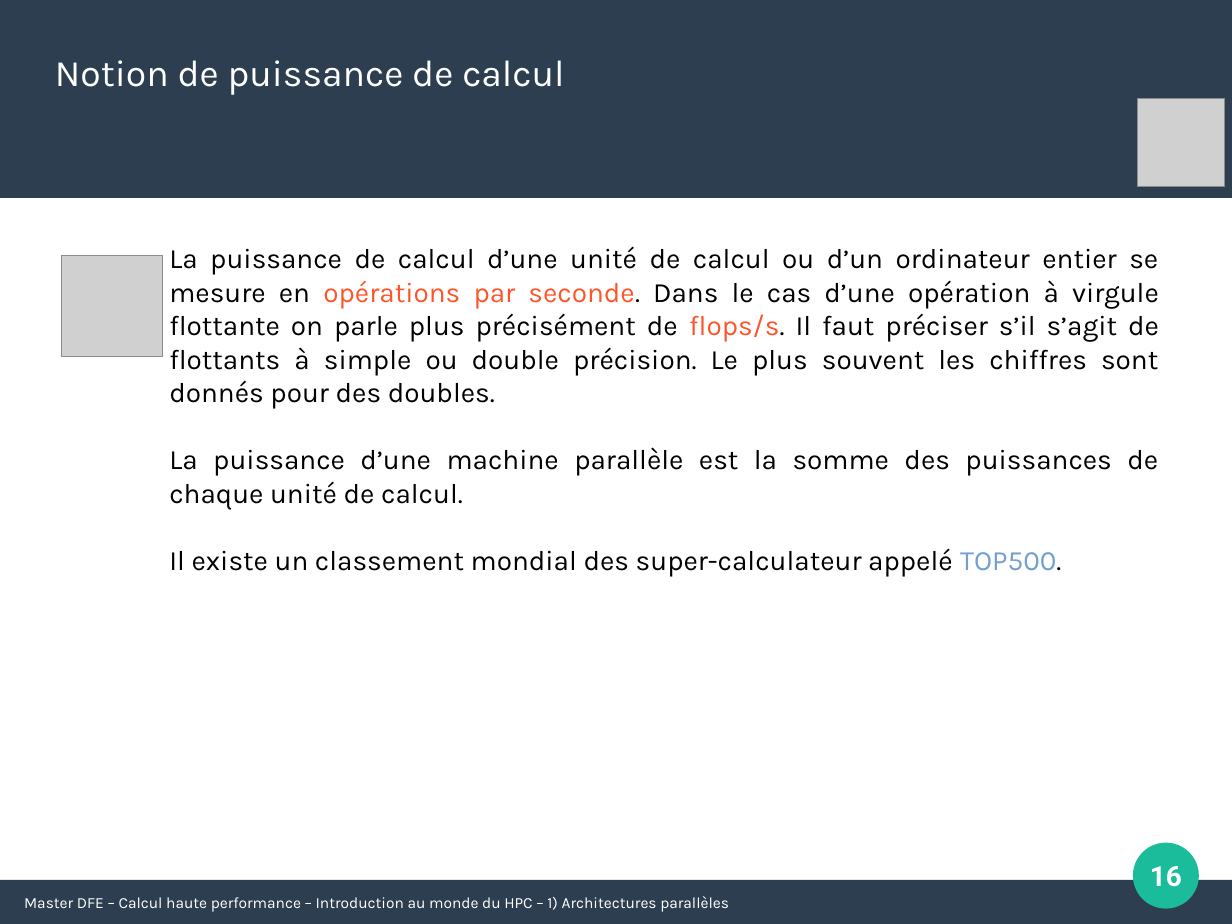
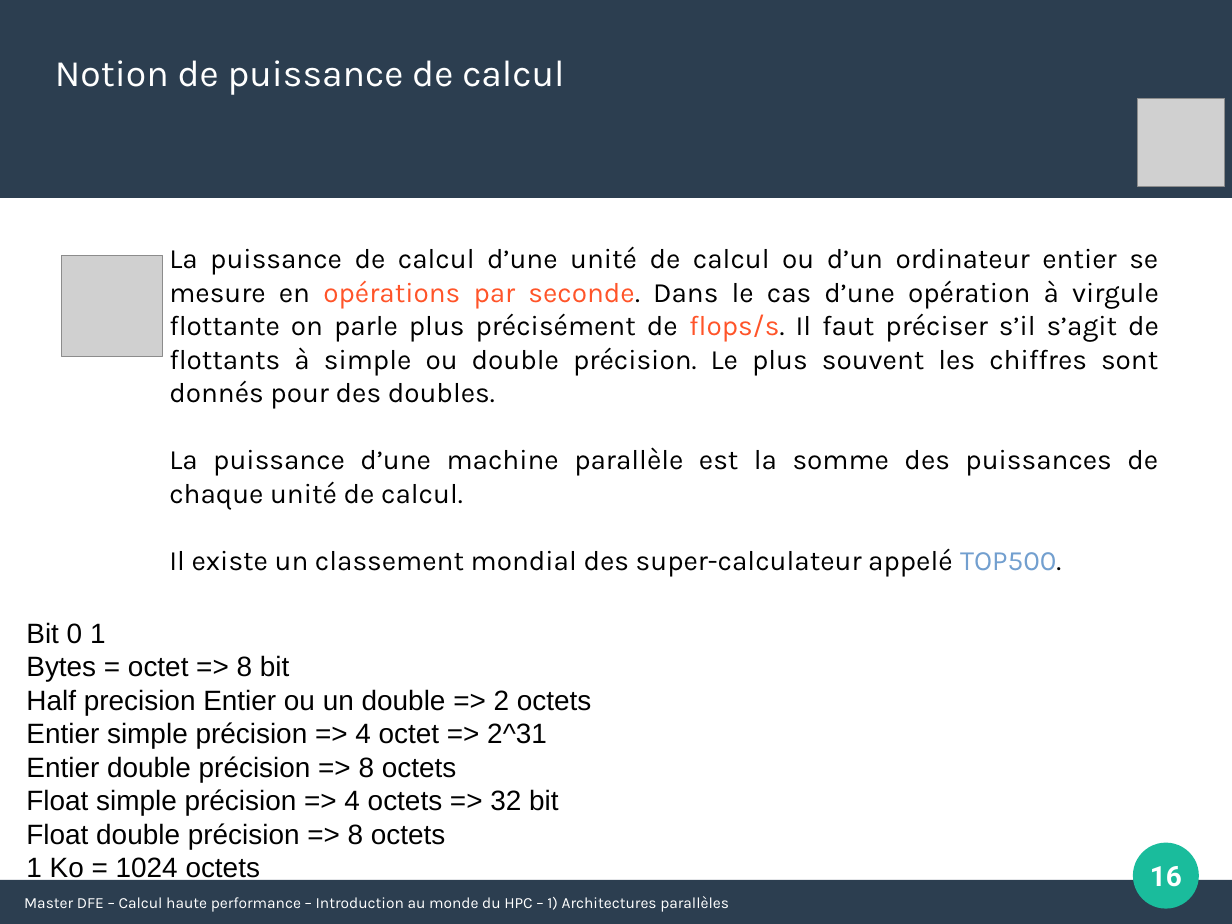
Before and after one commit to Maison-de-la-Simulation/HPC-DFE-Paris-Saclay, a slide deck: slide 16 of support/Introduction_HPC.odp. Drawn at 1232x924 pixels with LibreOffice and Linux fonts; fonts in the diff are those of the drawing; grey boxes stand for pictures. Boxes give left, top, right and bottom in pixels: in the first picture for what was removed or moved away, otherwise in the second. Text is boxed around its words. In the diff, an @@ line names an element or a change of style, - is before the commit and + after.

Commit message:
Update of the presentations

```diff
--- a/support/Introduction_HPC.odp
+++ b/support/Introduction_HPC.odp
@@ text added at box(26, 622, 591, 883), 18 pt, text #000000 @@
+Bit 0 1
+Bytes = octet => 8 bit
+Half precision Entier ou un double => 2 octets
+Entier simple précision => 4 octet => 2^31
+Entier double précision => 8 octets
+Float simple précision => 4 octets => 32 bit
+Float double précision => 8 octets
+1 Ko = 1024 octets
```
Also in this commit, not shown: 1 other slide changed, 3 other files.
